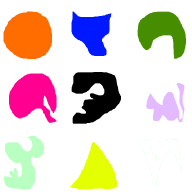
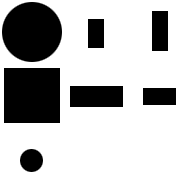
Layers edited between the first and the second 192px x 192px image:
added layer "Layer 6" above "Layer 2" over [2, 2, 176, 172]
hid "Layer 2" over [3, 11, 186, 190]
